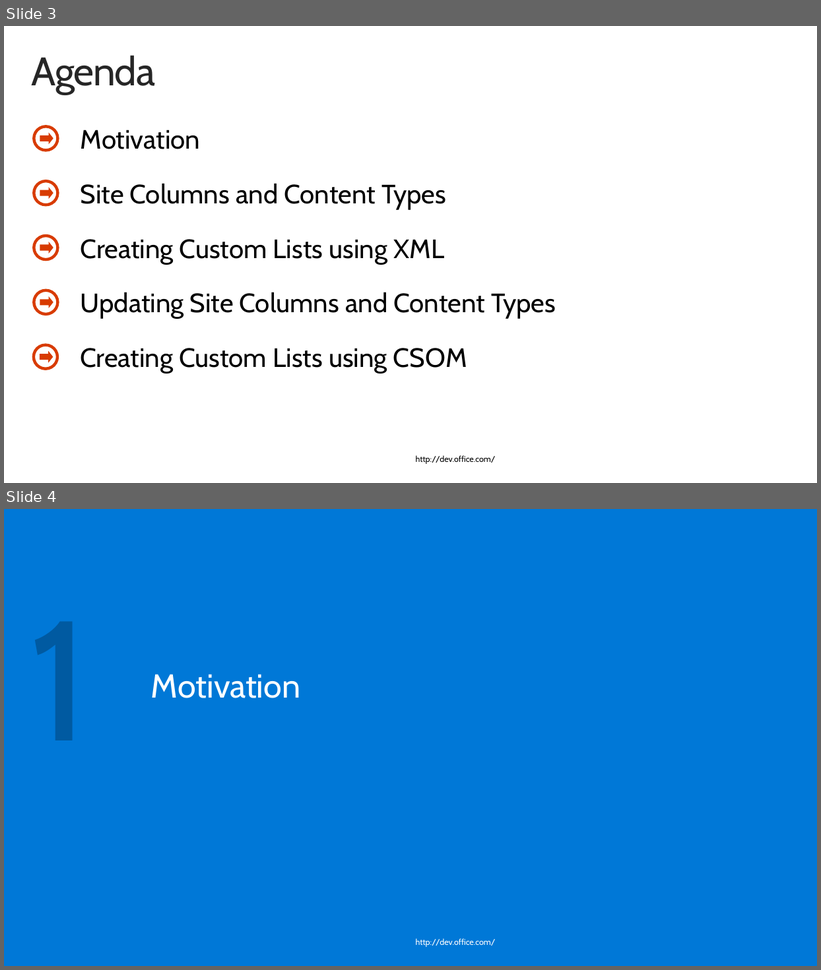
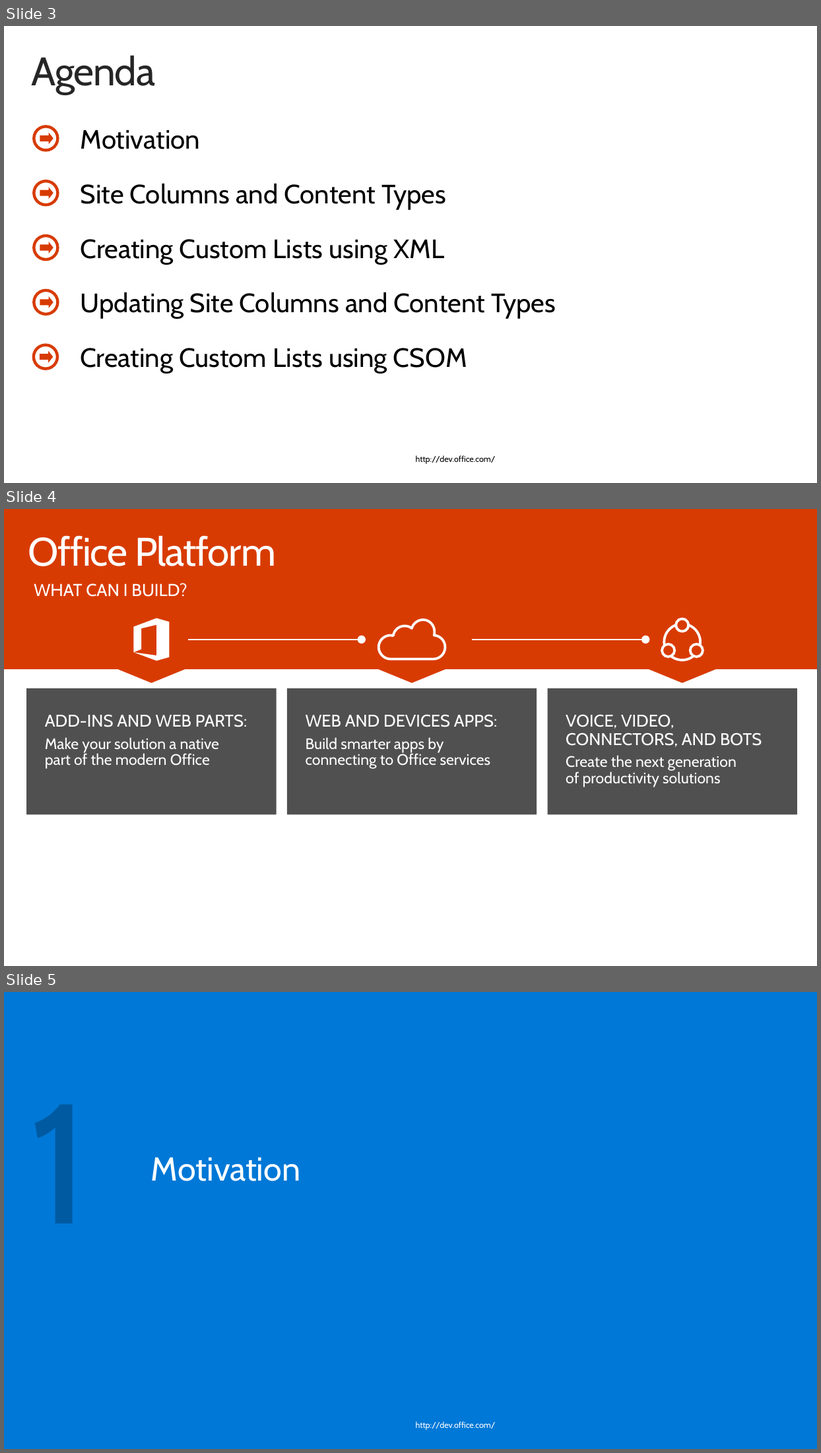
Before and after one commit to OfficeDev/TrainingContent, a slide deck: O3656/O3656-2 Deep dive into SharePoint lists for data storage/O3656-2 Deep dive into SharePoint lists for data storage.pptx. Shown one above the other, each under a label of ours: slides 3 and 4 before the commit, slides 3, 4 and 5 after it. The pictures are 821x970 and 821x1453 pixels, drawn with LibreOffice and Linux fonts; fonts in the diff are those of the drawing; background and template pictures are left out. Boxes give left, top, right and bottom in pixels: in the first picture for what was removed or moved away, otherwise in the second. Text is boxed around its words. In the diff, an @@ line names an element or a change of style, - is before the commit and + after.

```diff
--- a/O3656/O3656-2 Deep dive into SharePoint lists for data storage/O3656-2 Deep dive into SharePoint lists for data storage.pptx
+++ b/O3656/O3656-2 Deep dive into SharePoint lists for data storage/O3656-2 Deep dive into SharePoint lists for data storage.pptx
@@ slide 4 added at box(4, 509, 817, 966), background #FFFFFF @@
@@ rectangle added at box(4, 509, 817, 669), fill #D83B01 @@
@@ text added at box(28, 535, 276, 566), 48 pt, text #FFFFFF @@
+Office Platform
@@ text added at box(34, 583, 187, 597), 20.8 pt, text #FFFFFF @@
+WHAT CAN I BUILD?
@@ freeform shape added at box(134, 619, 169, 661), fill #FFFFFF @@
@@ freeform shape added at box(379, 620, 446, 659), outline #FFFFFF 3 pt @@
@@ arrow added from (188, 639) to (362, 639), #FFFFFF 1.5 pt @@
@@ arrow added from (472, 639) to (646, 639), #FFFFFF 1.5 pt @@
@@ group added at box(662, 619, 703, 659): 4 ellipses @@
@@ triangle added at box(115, 668, 188, 683), fill #D83B01 @@
@@ triangle added at box(376, 668, 449, 683), fill #D83B01 @@
@@ triangle added at box(646, 668, 719, 683), fill #D83B01 @@
@@ rectangle added at box(26, 689, 277, 815), fill #505050, 18.4 pt, text #FFFFFF @@
+ADD-INS AND WEB PARTS:
+Make your solution a native
+part of the modern Office
@@ rectangle added at box(286, 689, 537, 815), fill #505050, 18.4 pt, text #FFFFFF @@
+WEB AND DEVICES APPS:
+Build smarter apps by
+connecting to Office services
@@ rectangle added at box(547, 689, 797, 815), fill #505050, 18.4 pt, text #FFFFFF @@
+VOICE, VIDEO, CONNECTORS, AND BOTS
+Create the next generation
+of productivity solutions
@@ what was slide 4 is now slide 5 @@
```
Also in this commit, not shown: 2 other files.
